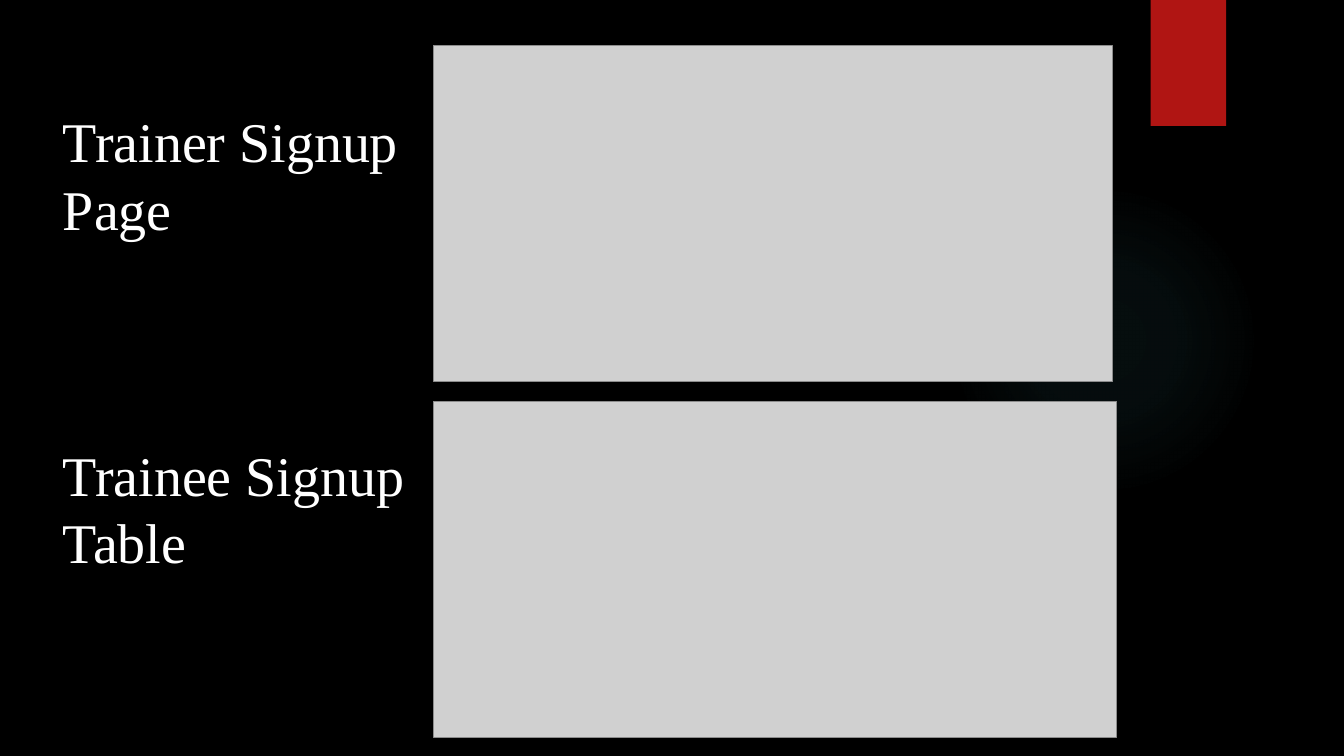
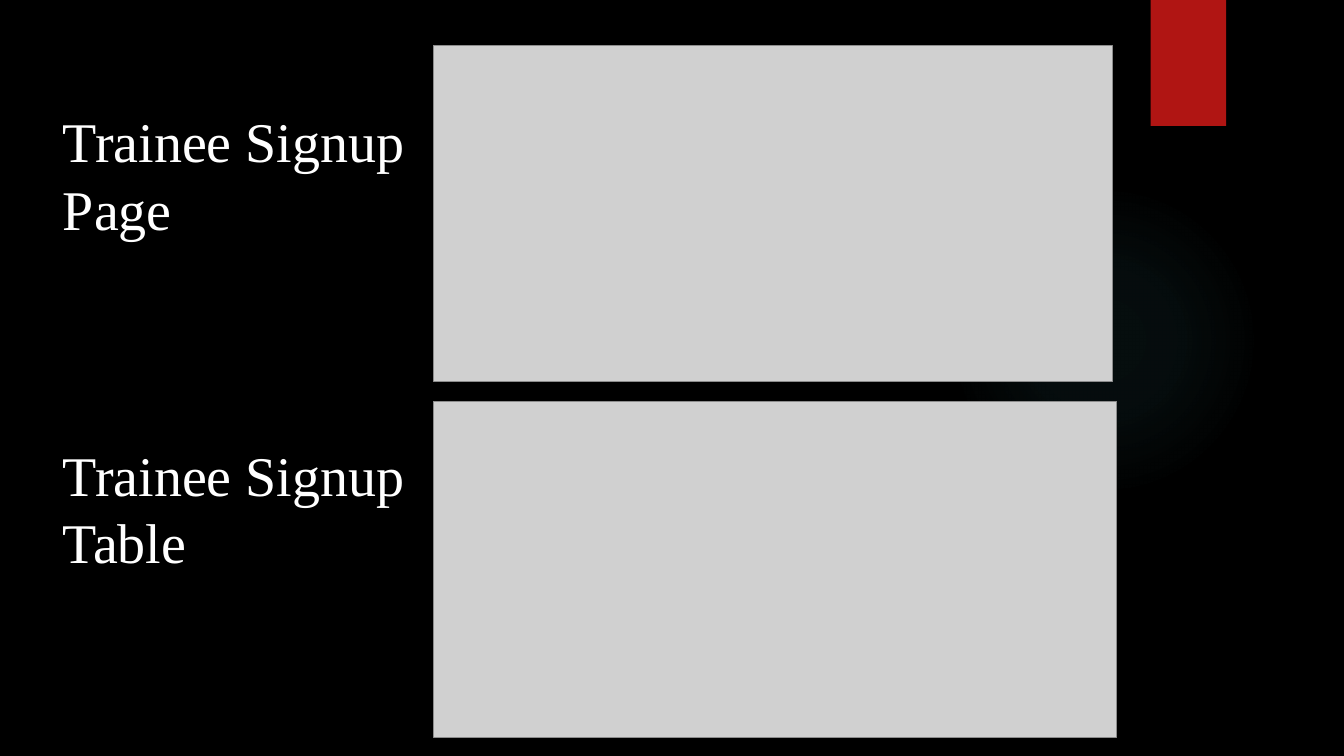
Before and after one commit to abhisheks10202/report, a slide deck: slide 8 of doggo ppt.pptx. Drawn at 1344x756 pixels with LibreOffice and Linux fonts; fonts in the diff are those of the drawing; grey boxes stand for pictures; background and template pictures are left out. Boxes give left, top, right and bottom in pixels: in the first picture for what was removed or moved away, otherwise in the second. Text is boxed around its words. In the diff, an @@ line names an element or a change of style, - is before the commit and + after.

```diff
--- a/doggo ppt.pptx
+++ b/doggo ppt.pptx
@@ text at [63,125,405,173]: text changed @@
-Trainer Signup
+Trainee Signup
```
Also in this commit, not shown: 2 other slides changed, 2 slides added, 2 slides removed, 2 other files.
